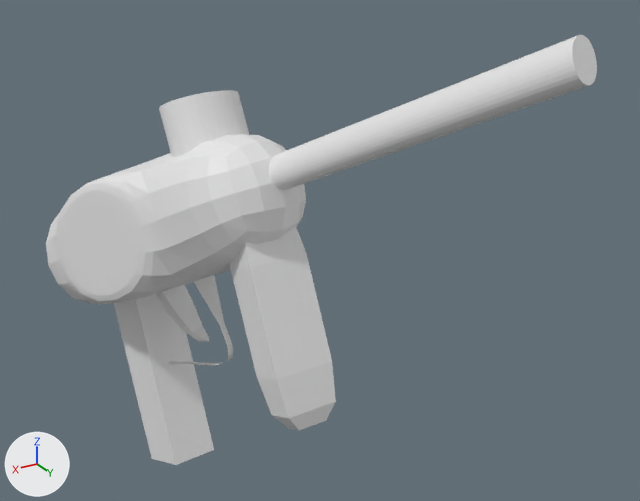
An edit to the Blender file pistola.blend, drawn before and after from the same camera.
Before and after are seen from a 50 mm lens placed at (1.84, 3.91, 4.46), pointed at (-0.49, 0.03, 2.52). Lighting does not change. The marker at lower left points along +X, +Y and +Z.

The scene before the commit, as lines of its bpy script (objects in view):
```python
ob_cube = bpy.data.objects.new('Cube', me_cube)
ob_cube.location = (0.0, 0.0, 0.0)
ob_cube.scale = (0.863, 0.863, 2.14)
ob_cube_001 = bpy.data.objects.new('Cube.001', me_cube_001)
ob_cube_001.location = (0.0, 0.0, 0.0)
ob_cube_002 = bpy.data.objects.new('Cube.002', me_cube_002)
ob_cube_002.location = (0.0, 0.0, 2.624)
ob_cube_002.scale = (0.456, 0.456, 0.456)
ob_cube_003 = bpy.data.objects.new('Cube.003', me_cube_003)
ob_cube_003.location = (0.09, -1.09, 1.445)
ob_cube_003.rotation_euler = (0.416, -0.0291, 0.113)  # degrees (24, -1.7, 6.5)
ob_cube_003.scale = (0.144, 0.19, 0.661)
ob_cube_004 = bpy.data.objects.new('Cube.004', me_cube_004)
ob_cube_004.location = (-0.155, 0.189, 2.278)
ob_cube_004.rotation_euler = (0.432, 0.0099, 0.0223)  # degrees (25, 0.6, 1.3)
ob_cube_004.scale = (-0.17, 0.12, 0.6)
ob_cube_005 = bpy.data.objects.new('Cube.005', me_cube_006)
ob_cube_005.location = (0.053, -0.744, 1.962)
ob_cube_005.rotation_euler = (0.46, 0.0184, 0.238)  # degrees (26, 1.1, 14)
ob_cube_005.scale = (0.0182, 0.391, 0.32)
ob_cube_006 = bpy.data.objects.new('Cube.006', me_cube_005)
ob_cube_006.location = (0.951, -0.016, 0.193)
ob_cube_006.scale = (0.171, 0.171, 0.65)
ob_cylinder = bpy.data.objects.new('Cylinder', me_cylinder)
ob_cylinder.location = (-0.083, -0.474, 3.088)
ob_cylinder.rotation_euler = (0.467, -0.0657, 0.18)  # degrees (27, -3.8, 10)
ob_cylinder.scale = (0.237, 0.184, 0.226)
ob_cylinder_001 = bpy.data.objects.new('Cylinder.001', me_cylinder_001)
ob_cylinder_001.location = (-0.42, 0.724, 3.367)
ob_cylinder_001.rotation_euler = (-1.025, -0.55, -0.02)  # degrees (-59, -32, -1.1)
ob_cylinder_001.scale = (0.08, 0.1, 1.02)
```
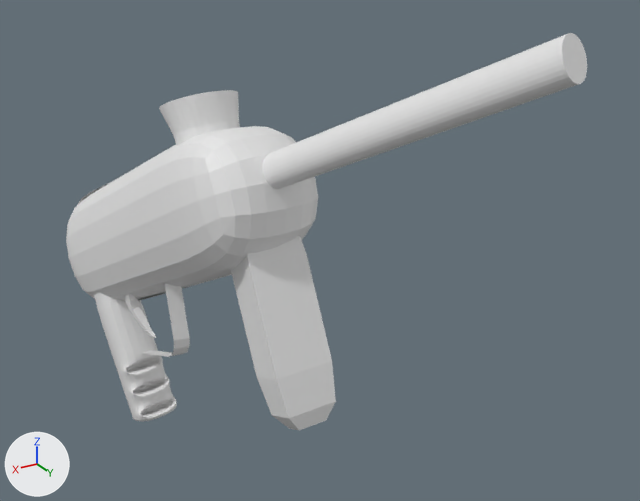
ob_cube_001 is not drawn itself; it is used by a modifier of ob_cube.

Where the change shows, as pixel boxes (x1, y1, x2, y2) in the pictures (640 x 501 px):
'Cube.002', reshaped, moved, modifiers changed, rescaled
    before: (46, 134, 306, 304)
    after: (66, 126, 318, 301)
'Cylinder.001', moved
    before: (269, 35, 597, 190)
    after: (262, 33, 587, 189)
'Cube.003', reshaped, moved, turned, rescaled, modifiers changed
    before: (114, 294, 214, 465)
    after: (94, 293, 177, 422)
'Cylinder', reshaped
    before: (159, 90, 249, 157)
    after: (159, 90, 240, 145)
'Cube.006', moved, rescaled
    before: (156, 285, 209, 342)
    after: (125, 294, 156, 338)
'Cube', shown
    after: (144, 283, 190, 357)
'Cube.005', deleted
    before: (168, 275, 233, 365)
part 4 of me_cube, added
    after: (144, 283, 190, 357)
part 5 of me_cube_003, built on
    before: (114, 299, 176, 465)
    after: (94, 293, 177, 422)

The change, as a list of edits to the scene's bpy script:
```text
Change me_cube:
    used by ob_cube; location = (0.0, 0.0, 0.0); scale = (0.863, 0.863, 2.14)
    remove me_cube.from_pydata(...)  # 24 vertices, 22 faces; spans x -1.0..1.0, y -1.0..1.0, z -1.0..1.0
    remove me_cube.materials.append(mat_material)  # white #e7e7e7
    add me_cube.from_pydata(...)  # 12 vertices, 5 faces; spans x 25.38..28.78, y -1.99..-0.27, z 1.7..3.36
    me_cube part 3: 24 vertices removed from x -1.0..1.0, y -1.0..1.0, z -1.0..1.0
    me_cube part 4: 12 vertices added at x 25.38..28.78, y -1.99..-0.27, z 1.7..3.36
Change me_cube_002:
    used by ob_cube_002; location = (0.0, 0.0, 2.624); scale = (0.456, 0.456, 0.456)
    remove me_cube_002.from_pydata(...)  # 20 vertices, 18 faces; spans x -1.35..1.65, y -4.61..0.99, z -2.27..1.72
    add me_cube_002.from_pydata(...)  # 16 vertices, 11 faces; spans x -0.62..0.37, y -2.1..0.36, z 1.59..3.38
    me_cube_002 part 1: the whole mesh is rebuilt
Change me_cube_003:
    used by ob_cube_003; location = (0.09, -1.09, 1.445); rotation_euler = (0.416, -0.0291, 0.113), in degrees (24, -1.7, 6.5); scale = (0.144, 0.19, 0.661)
    remove me_cube_003.from_pydata(...)  # 8 vertices, 6 faces; spans x -1.0..1.0, y -1.0..1.0, z -1.0..1.0
    add me_cube_003.from_pydata(...)  # 144 vertices, 136 faces; spans x -1.05..1.0, y -1.0..1.32, z -1.0..1.0
    me_cube_003 part 5: 4 vertices removed from x -1.0..1.0, y -1.0, z -1.0..1.0; 140 vertices added at x -1.05..1.0, y -1.0..1.32, z -1.0..1.0
Change me_cylinder:
    used by ob_cylinder; location = (-0.083, -0.474, 3.088); rotation_euler = (0.467, -0.0657, 0.18), in degrees (27, -3.8, 10); scale = (0.237, 0.184, 0.226)
    remove me_cylinder.from_pydata(...)  # 64 vertices, 34 faces; spans x -1.0..1.0, y -1.0..1.0, z -1.0..1.0
    add me_cylinder.from_pydata(...)  # 128 vertices, 98 faces; spans x -1.0..1.0, y -1.0..1.0, z -1.0..1.0
    me_cylinder part 2
    32 faces are deleted
    32 vertices are added at x -0.82..0.82, y -0.82..0.82, z -0.27
    32 new vertices lie (0.0, 0.0, 0.54) away from vertices in x -0.82..0.82, y -0.82..0.82, z -0.27
    96 new faces join them
Change ob_cube:
    ob_cube.location: (0.0, 0.0, 0.0) -> (-1.104, 0.112, 1.465)
    ob_cube.rotation_euler: (0.0, 0.0, 0.0) -> (0.453, 0.00407, -0.0942)  # degrees (0, 0, 0) -> degrees (26, 0.2, -5.4)
    ob_cube.scale: (0.863, 0.863, 2.14) -> (0.05, 0.475, 0.302)
    remove ob_cube.hide_set(True)
Change ob_cube_001:
    ob_cube_001.location: (0.0, 0.0, 0.0) -> (0.245, -1.235, 1.49)
    ob_cube_001.rotation_euler: (0.0, 0.0, 0.0) -> (0.49, 0.0319, -0.0242)  # degrees (0, 0, 0) -> degrees (28, 1.8, -1.4)
    ob_cube_001.scale: (1.0, 1.0, 1.0) -> (0.25, 0.2, 0.7)
Change ob_cube_002:
    ob_cube_002.scale: (0.456, 0.456, 0.456) -> (1.0, 1.0, 1.0)
    ob_cube_002.location: (0.0, 0.0, 2.624) -> (0.0, 0.0, 0.0)
    add _m = ob_cube_002.modifiers.new('Mirror', 'MIRROR')
    add _m.merge_threshold = 0.081
    add _m.mirror_object = ob_cylinder
Change ob_cube_003:
    ob_cube_003.location: (0.09, -1.09, 1.445) -> (0.234, -1.267, 1.581)
    ob_cube_003.rotation_euler: (0.416, -0.0291, 0.113) -> (0.445, 0.0737, 0.0616)  # degrees (24, -1.7, 6.5) -> degrees (25, 4.2, 3.5)
    ob_cube_003.scale: (0.144, 0.19, 0.661) -> (-0.139, 0.191, 0.572)
    add _m = ob_cube_003.modifiers.new('Subdivision', 'SUBSURF')
    add _m.levels = 2
    add _m.render_levels = 0
Change ob_cylinder_001:
    ob_cylinder_001.location: (-0.42, 0.724, 3.367) -> (-0.361, 0.73, 3.38)
Remove ob_cube_005:
    ob_cube_005 = bpy.data.objects.new('Cube.005', me_cube_006)
Change ob_cube_006:
    ob_cube_006.location: (0.951, -0.016, 0.193) -> (0.582, -0.332, 1.089)
    ob_cube_006.scale: (0.171, 0.171, 0.65) -> (0.062, 0.128, 0.29)
```
